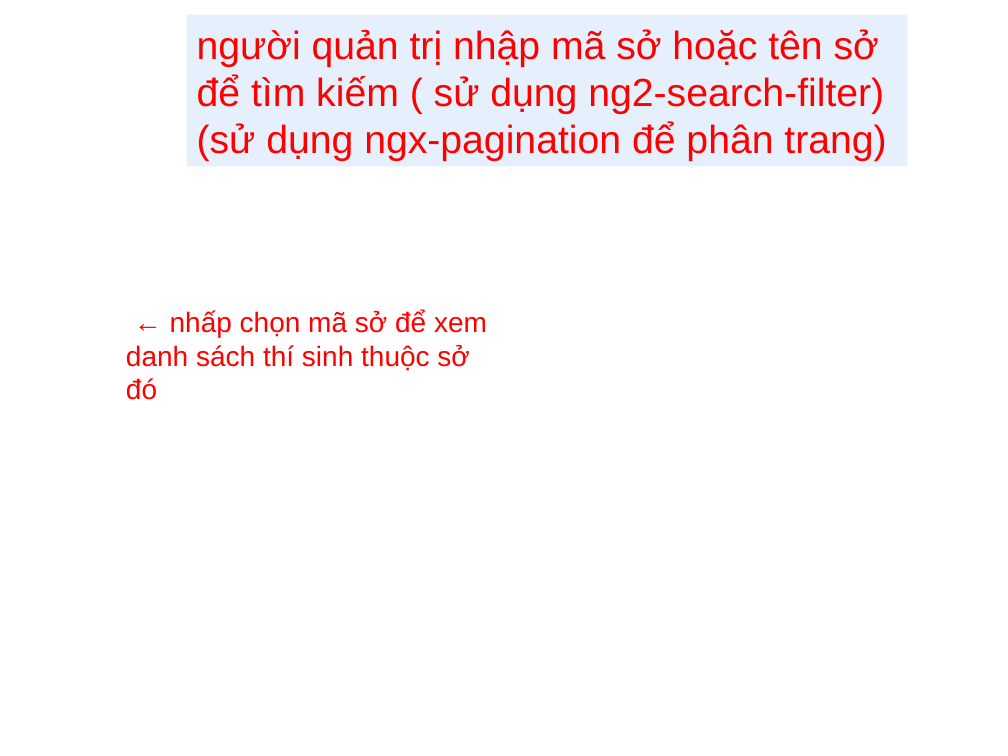
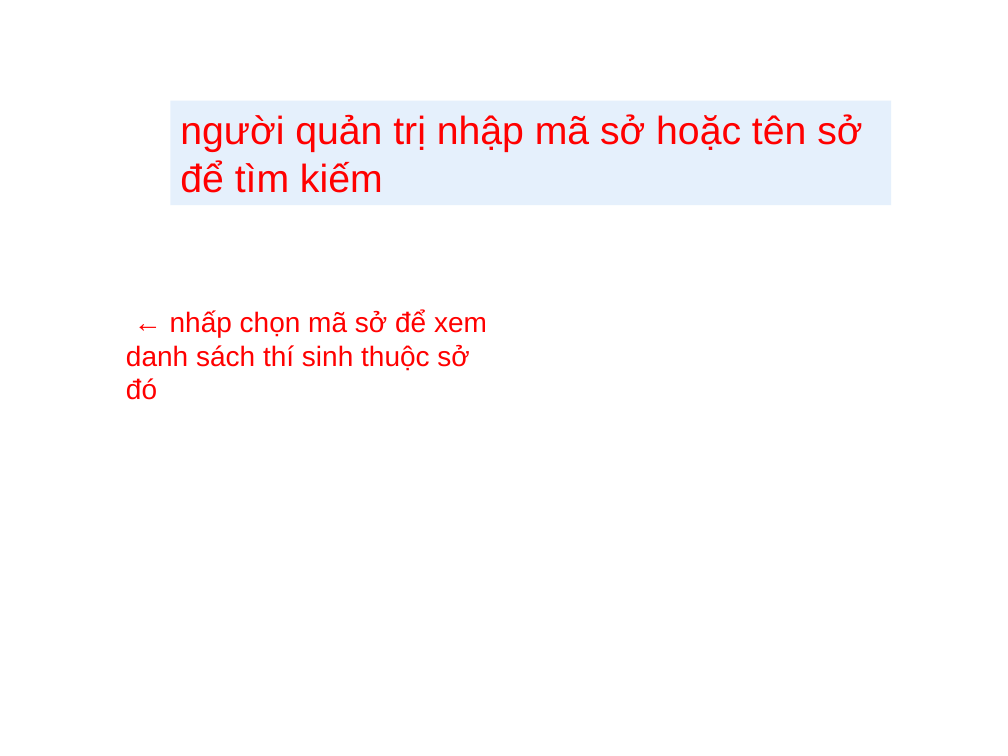
Before and after one commit to thanhchuong99/LTCSDL_TH74_Nhom18, a slide deck: slide 10 of HDSD.ppt. Drawn at 1008x756 pixels with LibreOffice and Linux fonts; fonts in the diff are those of the drawing; background and template pictures are left out. Boxes give left, top, right and bottom in pixels: in the first picture for what was removed or moved away, otherwise in the second. Text is boxed around its words. In the diff, an @@ line names an element or a change of style, - is before the commit and + after.

```diff
--- a/HDSD.ppt
+++ b/HDSD.ppt
@@ rectangle "người quản trị nhập mã ...": place and size @@
-rectangle "người quản trị nhập mã ..." at [186,15,907,166]
+rectangle "người quản trị nhập mã ..." at [170,101,891,206]
@@ text in rectangle at [180,114,862,193]: text changed @@
-người quản trị nhập mã sở hoặc tên sở để tìm kiếm ( sử dụng ng2-search-filter)
-(sử dụng ngx-pagination để phân trang)
+người quản trị nhập mã sở hoặc tên sở để tìm kiếm
```
Also in this commit, not shown: 1 other slide changed, 2 slides added, 2 slides removed.
